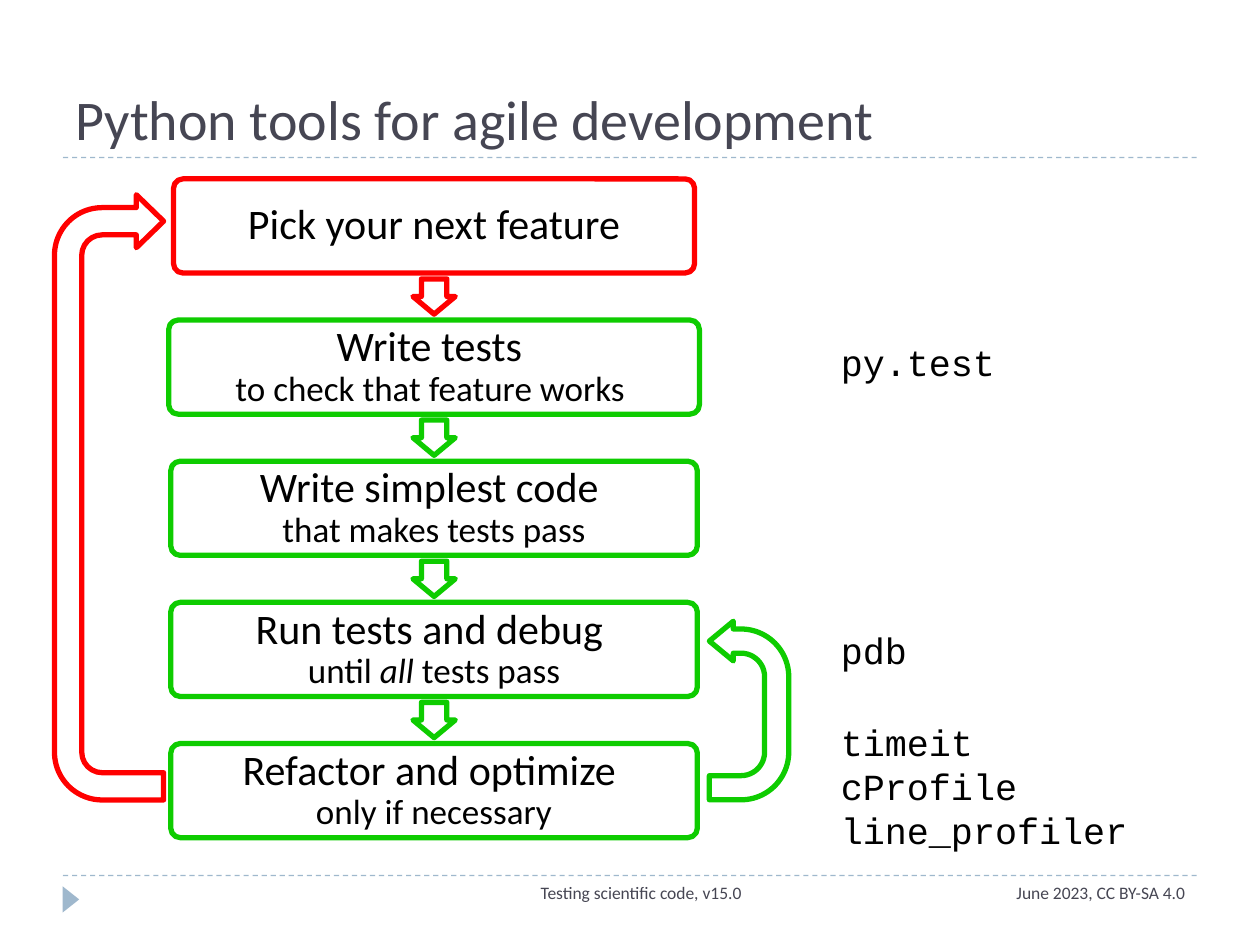
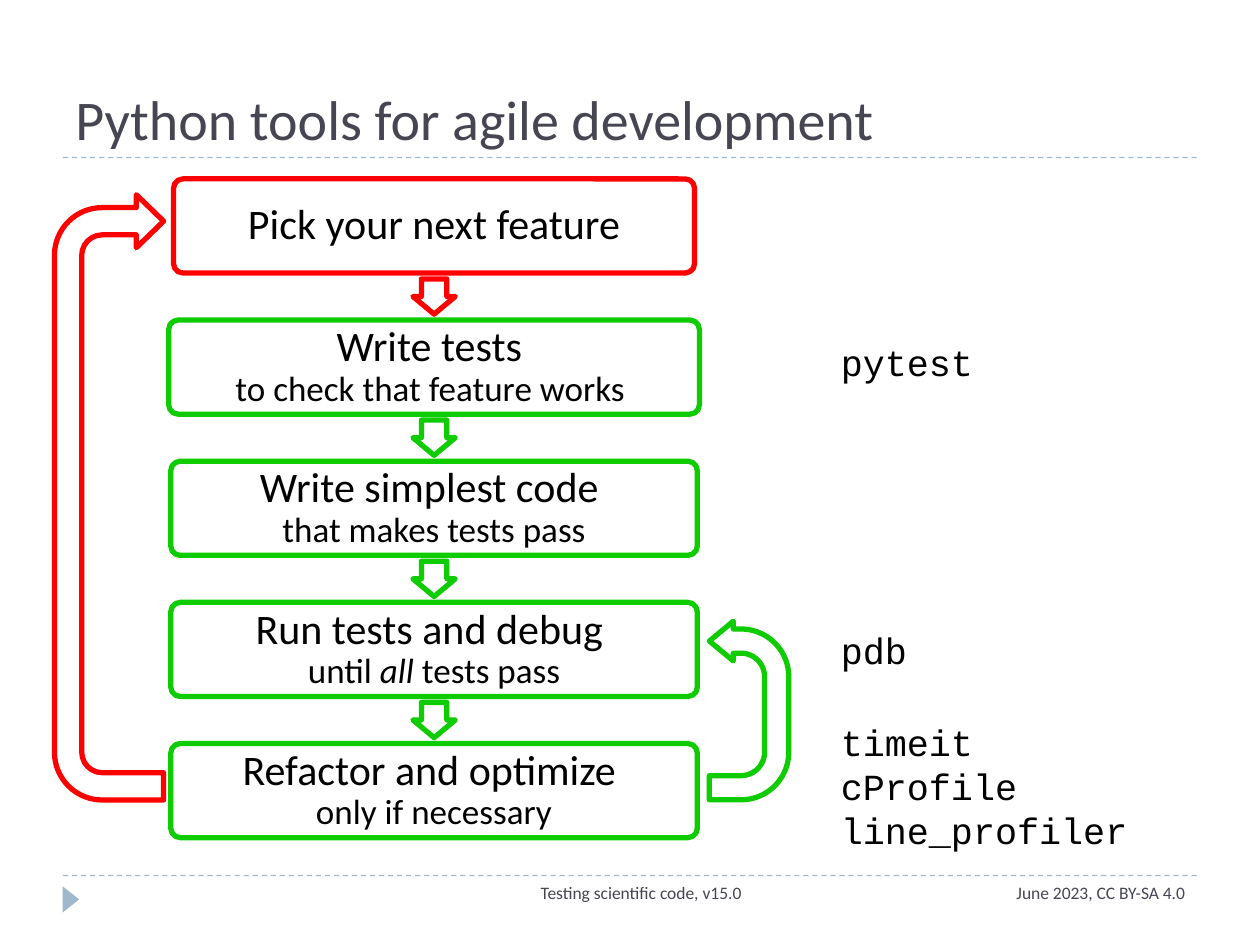
Before and after one commit to ASPP/testing_debugging_profiling, a slide deck: slide 9 of testing_part1.pptx. Drawn at 1260x945 pixels with LibreOffice and Linux fonts; fonts in the diff are those of the drawing. Boxes give left, top, right and bottom in pixels: in the first picture for what was removed or moved away, otherwise in the second. Text is boxed around its words. In the diff, an @@ line names an element or a change of style, - is before the commit and + after.

```diff
--- a/testing_part1.pptx
+++ b/testing_part1.pptx
@@ text at (841,351,973,384): text changed @@
-py.test
+pytest
```
Also in this commit, not shown: 1 other slide changed.
